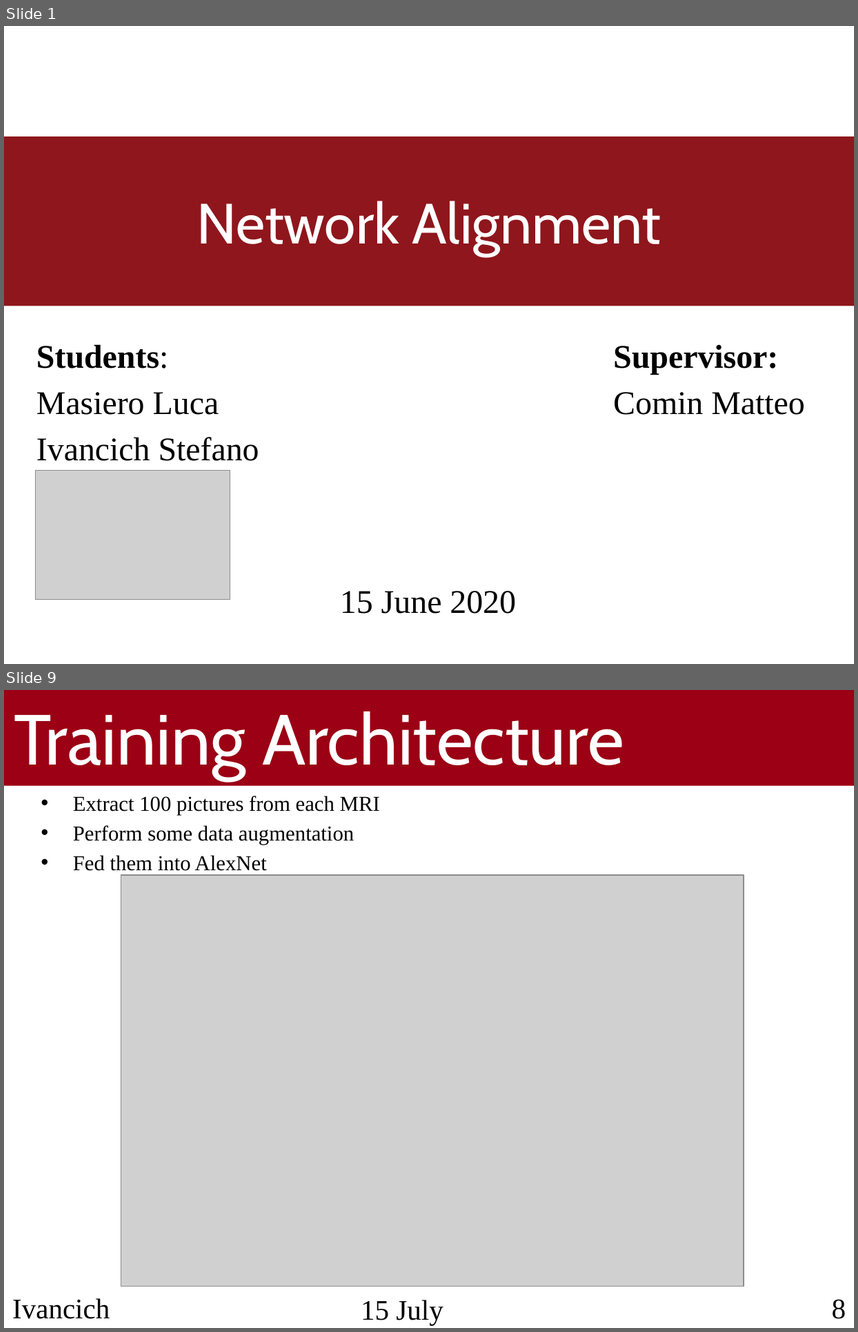
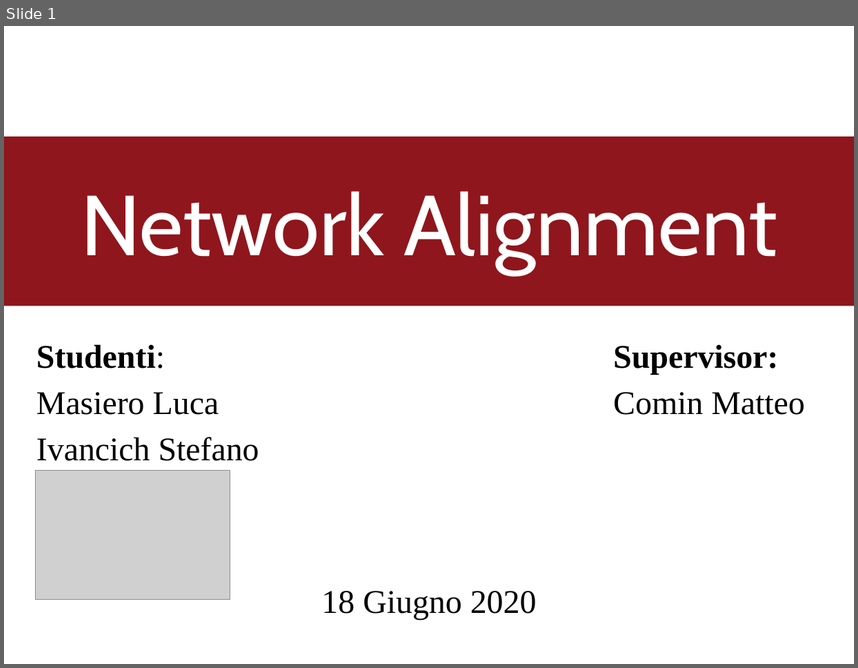
Before and after one commit to TyllanDrake/NetworkAlignment, a slide deck: Presentation/Presentation.pptx. Shown one above the other, each under a label of ours: slides 1 and 9 before the commit, slide 1 after it; the slides between them are not shown. The pictures are 858x1332 and 858x668 pixels, drawn with LibreOffice and Linux fonts; fonts in the diff are those of the drawing; grey boxes stand for pictures; background and template pictures are left out. Boxes give left, top, right and bottom in pixels: in the first picture for what was removed or moved away, otherwise in the second. Text is boxed around its words. In the diff, an @@ line names an element or a change of style, - is before the commit and + after.

```diff
--- a/Presentation/Presentation.pptx
+++ b/Presentation/Presentation.pptx
@@ slide 9 removed at bbox=[4, 690, 854, 1328], background #FFFFFF @@
@@ rectangle removed at bbox=[4, 690, 854, 786] @@
@@ text removed at bbox=[14, 711, 624, 780] @@
-Training Architecture
@@ text removed at bbox=[73, 796, 380, 871] @@
-• Extract 100 pictures from each MRI
-• Perform some data augmentation
-• Fed them into AlexNet
@@ picture removed at bbox=[121, 876, 744, 1286] @@
@@ text removed at bbox=[12, 1298, 110, 1319] @@
-Ivancich Stefano
@@ text removed at bbox=[361, 1299, 443, 1325] @@
-15 July 2019
@@ text removed at bbox=[832, 1299, 846, 1319] @@
-8
@@ slide 1 changed as well @@
@@ title "Network Alignment" at bbox=[4, 136, 854, 305]: size 48 to 72 pt @@
@@ text at bbox=[36, 344, 165, 368]: text changed @@
-Students:
+Studenti:
@@ text at bbox=[321, 590, 537, 619]: text changed @@
-15 June 2020
+18 Giugno 2020
```
Also in this commit, not shown: 13 slides added, 11 other slides removed.
